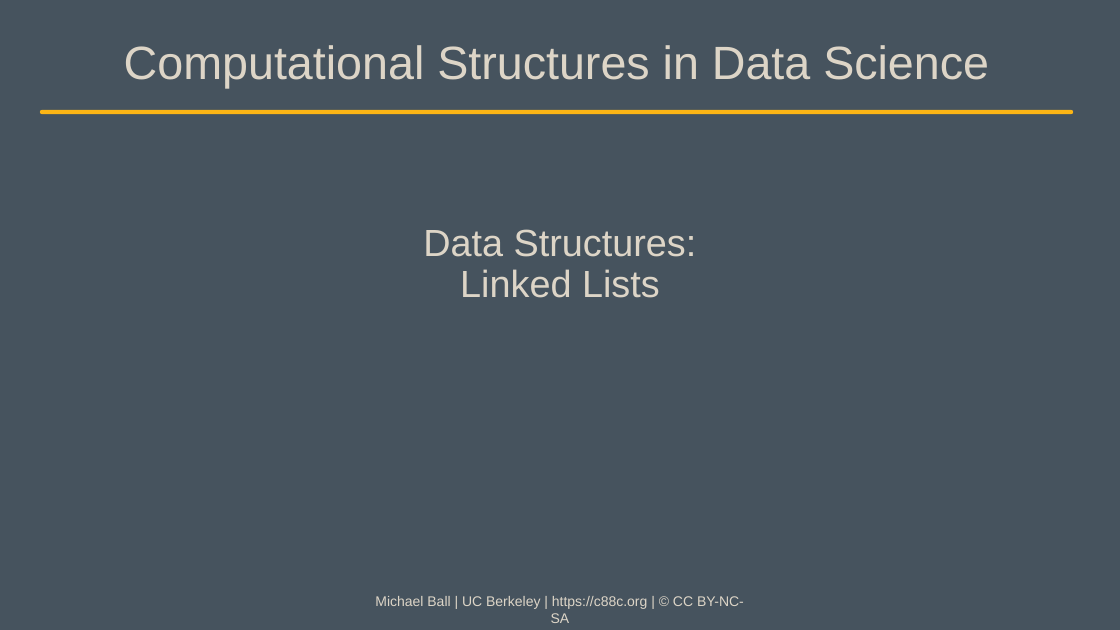
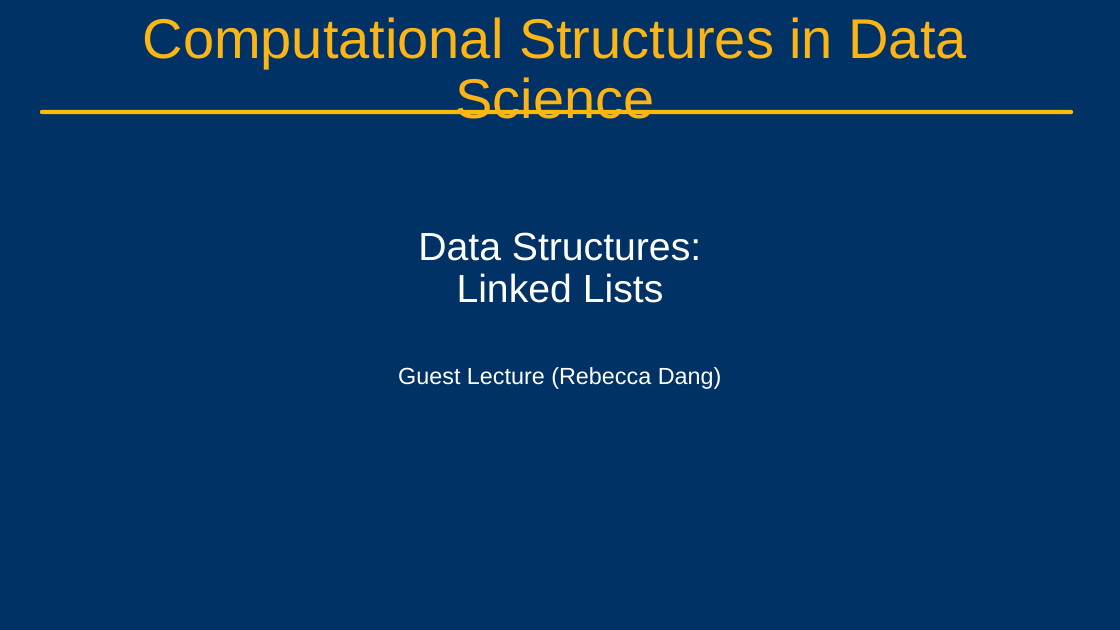
Before and after one commit to cs88-website/sp24, a slide deck: slide 1 of assets/slides/sp24/17-Linked_Lists.pptx. Drawn at 1120x630 pixels with LibreOffice and Linux fonts; fonts in the diff are those of the drawing; background and template pictures are left out. Boxes give left, top, right and bottom in pixels: in the first picture for what was removed or moved away, otherwise in the second. Text is boxed around its words. In the diff, an @@ line names an element or a change of style, - is before the commit and + after.

```diff
--- a/assets/slides/sp24/17-Linked_Lists.pptx
+++ b/assets/slides/sp24/17-Linked_Lists.pptx
@@ background #46535E to #003265 @@
@@ text "Computational Structures in Data Science" at (143,17,967,119): size 40 to 48 pt, text colour #DDD5C7 to #FCB515 @@
@@ line (42, 112) - (1071, 112): stroke #FCB515 3.75 pt to #FBBA03 3.75 pt @@
@@ title "Data Structures: Linked Lists" at (418,232,701,303): size 32.4 to 33.6 pt, text colour #DDD5C7 to #FFFFFF @@
@@ subtitle added at (398,367,722,389), 20 pt, text #FFFFFF @@
+Guest Lecture (Rebecca Dang)
@@ text removed at (375,596,744,623) @@
-Michael Ball | UC Berkeley | https://c88c.org | © CC BY-NC-SA
```
Also in this commit, not shown: 15 other slides changed, 6 slides added, 1 slide removed, 7 other files.
